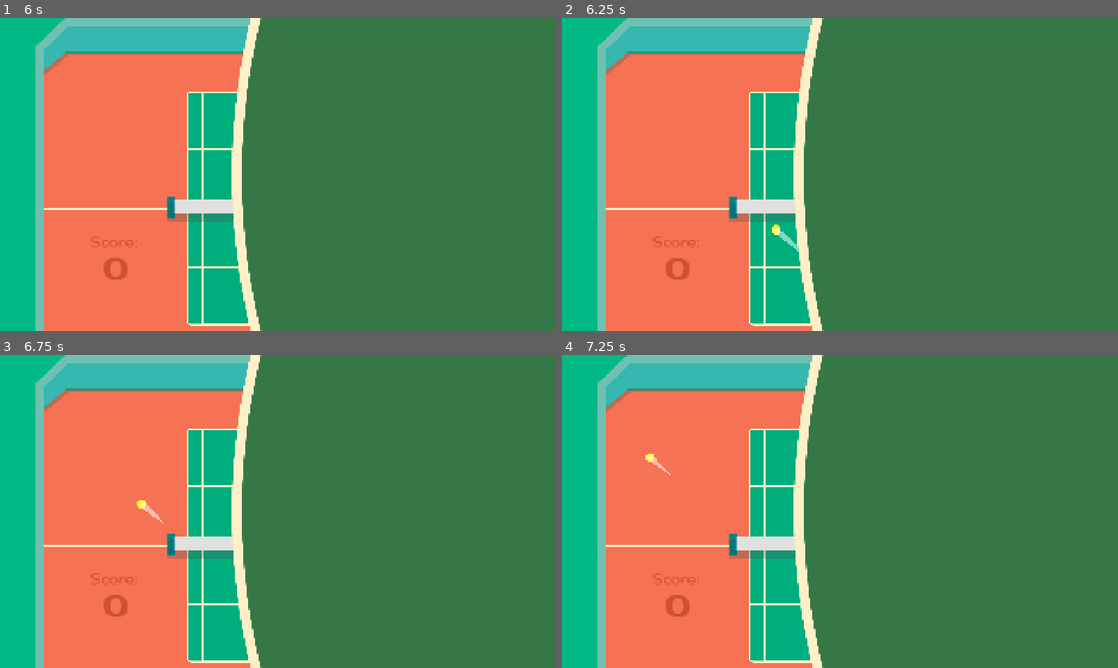
Above: before the commit, frames 1-4 (two rows, left to right).
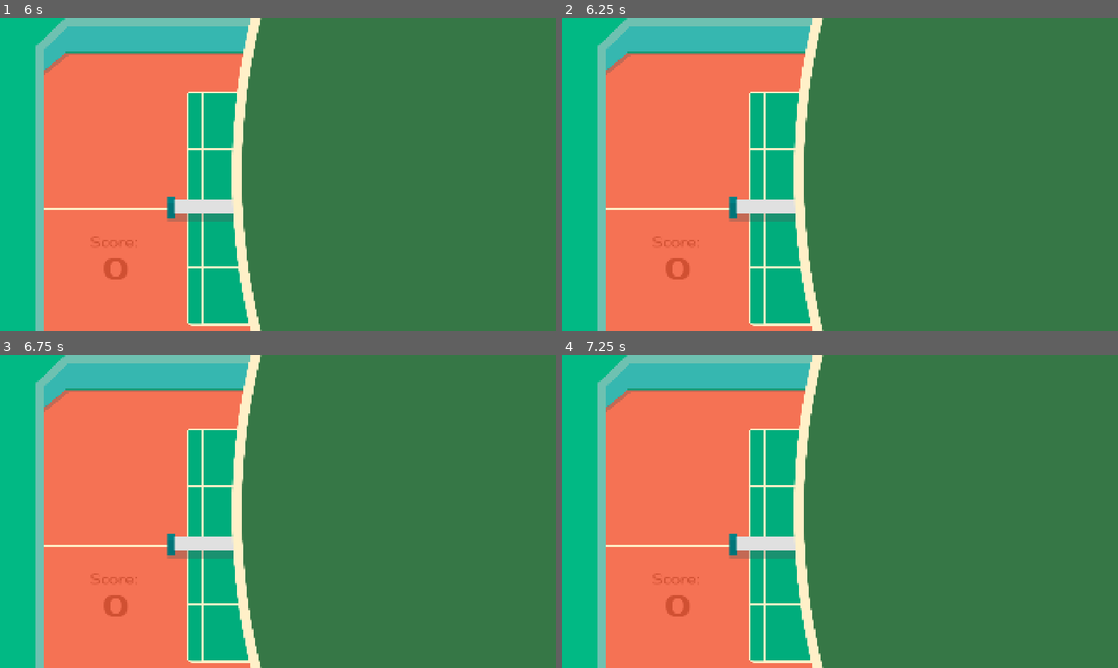
Above: after the commit, the same moments.

Repository: VeryKoolGames/ace_electromenager
Game: Godot game, scene res://Assets/Scenes/Main/start_menu.tscn
Two runs of this game, one before a commit and one after it. Both use one fixed random seed, a clock stepped at 60 frames per second and the inputs below.
Inputs (mouse positions are in pixels of both pictures, inside the frame that each line leads up to):
- Up to frame 1 (6 s): click (278, 230) at 0.5 s; click (278, 230) at 1.25 s; move the mouse to (400, 158) at 2.02 s; press the mouse at (400, 158) at 2.03 s; move the mouse to (166, 190) at 2.77 s; release the mouse at (166, 190) at 2.78 s; click (166, 190) at 2.85 s; move the mouse to (333, 105) at 3.52 s; press the mouse at (333, 105) at 3.53 s; tap Enter at 4.25, 5.75 s; move the mouse to (250, 237) at 4.27 s; release the mouse at (250, 237) at 4.28 s; click (250, 237) at 4.35 s; tap Space at 5 s; move the mouse to (444, 221) at 5.02 s; press the mouse at (444, 221) at 5.03 s; move the mouse to (111, 127) at 5.77 s; release the mouse at (111, 127) at 5.78 s; click (111, 127) at 5.85 s
- Up to frame 2 (6.25 s): no input
- Up to frame 3 (6.75 s): move the mouse to (305, 511) at 6.52 s; press the mouse at (305, 511) at 6.53 s
- Up to frame 4 (7.25 s): no input

Frame 1 is identical in both runs. In frame 2, 0.1% of the frame differs, in the area x 37-43%, y 66-75%; in frame 3, less than 0.1%; in frame 4, less than 0.1%.

Commit message:
fix tutorial

Diff:
--- a/Assets/Scenes/Main/main.tscn
+++ b/Assets/Scenes/Main/main.tscn
@@ -1136,7 +1136,10 @@
 layout_mode = 1
 anchors_preset = 10
 anchor_right = 1.0
-offset_bottom = 111.0
+offset_left = 3000.0
+offset_top = 500.0
+offset_right = 3000.0
+offset_bottom = 611.0
 grow_horizontal = 2
 pivot_offset = Vector2(960, 55.5)
 theme_override_constants/margin_left = 0
--- a/Assets/Scenes/Main/tutorial.tscn
+++ b/Assets/Scenes/Main/tutorial.tscn
@@ -489,10 +489,7 @@
 layout_mode = 1
 anchors_preset = 10
 anchor_right = 1.0
-offset_left = -3000.0
-offset_top = 500.0
-offset_right = -3000.0
-offset_bottom = 611.0
+offset_bottom = 111.0
 grow_horizontal = 2
 pivot_offset = Vector2(960, 55.5)
 theme_override_constants/margin_left = 0
--- a/Assets/Scripts/Globals/tutorial_ui.gd
+++ b/Assets/Scripts/Globals/tutorial_ui.gd
@@ -10,12 +10,12 @@
 var is_writing := false
 var typing_tween: Tween
 var skip_typing_cooldown := false
+var is_starting := true
 @export var char_delay := 0.03
 @export var time_between_dialogues := 1.5
 @onready var scale_on_destroy_component: ScaleOnDestroyComponent = $Panel/ScaleOnDestroyComponent
 
 func _ready() -> void:
-	Events.on_game_started.connect(show_tutorial_pannel)
 	tutorial_texts = {
 		0: {
 			"text": first_dialogue.dialogues_lines,
@@ -30,6 +30,8 @@
 			"signal": owner.on_third_part_started,
 		}
 	}
+	await get_tree().create_timer(3).timeout
+	is_starting = false
 
 func start_skipping_cooldown() -> void:
 	skip_typing_cooldown = true
@@ -37,6 +39,8 @@
 	skip_typing_cooldown = false
 
 func _input(event: InputEvent) -> void:
+	if is_starting:
+		return
 	if event.is_action_pressed("shoot"):
 		if is_writing:
 			skip_typing()
